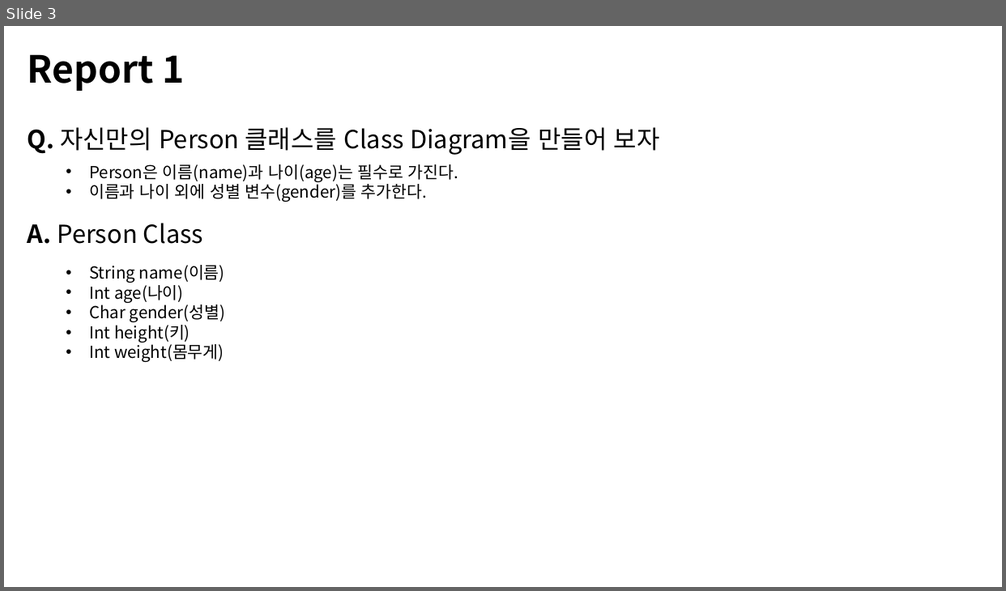
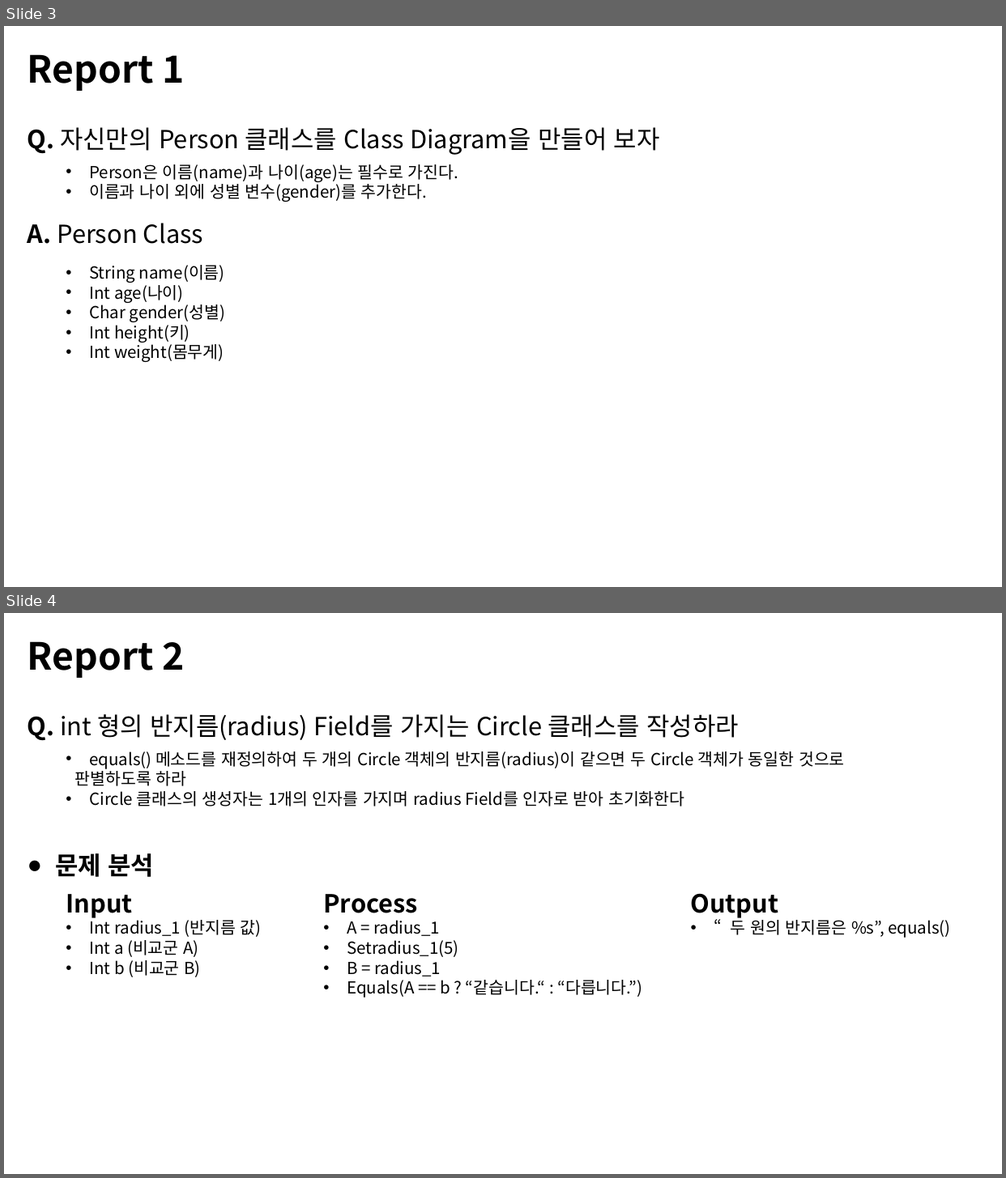
Before and after one commit to MDR-Evan/KBU-ProgrammingLanguageUtilization2, a slide deck: KBU Java 2/Report/R_Week1/1차-김진용-2301111.pptx. Shown one above the other, each under a label of ours: slide 3 before the commit, slides 3 and 4 after it. The pictures are 1006x591 and 1006x1178 pixels, drawn with LibreOffice and Linux fonts; fonts in the diff are those of the drawing. Boxes give left, top, right and bottom in pixels: in the first picture for what was removed or moved away, otherwise in the second. Text is boxed around its words. In the diff, an @@ line names an element or a change of style, - is before the commit and + after.

```diff
--- a/KBU Java 2/Report/R_Week1/1차-김진용-2301111.pptx
+++ b/KBU Java 2/Report/R_Week1/1차-김진용-2301111.pptx
@@ slide 4 added at (x1=4, y1=613, x2=1002, y2=1174), background #FFFFFF @@
@@ text added at (x1=27, y1=641, x2=184, y2=678), 36 pt, text #000000, bold @@
+Report 2
@@ text added at (x1=27, y1=714, x2=738, y2=741), 24 pt, text #000000 @@
+Q. int 형의 반지름(radius) Field를 가지는 Circle 클래스를 작성하라
@@ text added at (x1=75, y1=752, x2=845, y2=807), 16 pt, text #000000 @@
+• equals() 메소드를 재정의하여 두 개의 Circle 객체의 반지름(radius)이 같으면 두 Circle 객체가 동일한 것으로
+판별하도록 하라
+• Circle 클래스의 생성자는 1개의 인자를 가지며 radius Field를 인자로 받아 초기화한다
@@ text added at (x1=55, y1=854, x2=155, y2=877), 24 pt, text #000000, bold @@
+● 문제 분석
@@ text added at (x1=66, y1=894, x2=262, y2=977), 16 pt, text #000000 @@
+Input
+• Int radius_1 (반지름 값)
+• Int a (비교군 A)
+• Int b (비교군 B)
@@ text added at (x1=323, y1=894, x2=642, y2=998), 16 pt, text #000000 @@
+Process
+• A = radius_1
+• Setradius_1(5)
+• B = radius_1
+• Equals(A == b ? “같습니다.“ : “다릅니다.”)
@@ text added at (x1=691, y1=893, x2=950, y2=938), 16 pt, text #000000 @@
+Output
+• “두 원의 반지름은 %s”, equals()
```
Also in this commit, not shown: 9 other slides added, 2 slides removed, 1 other file.
